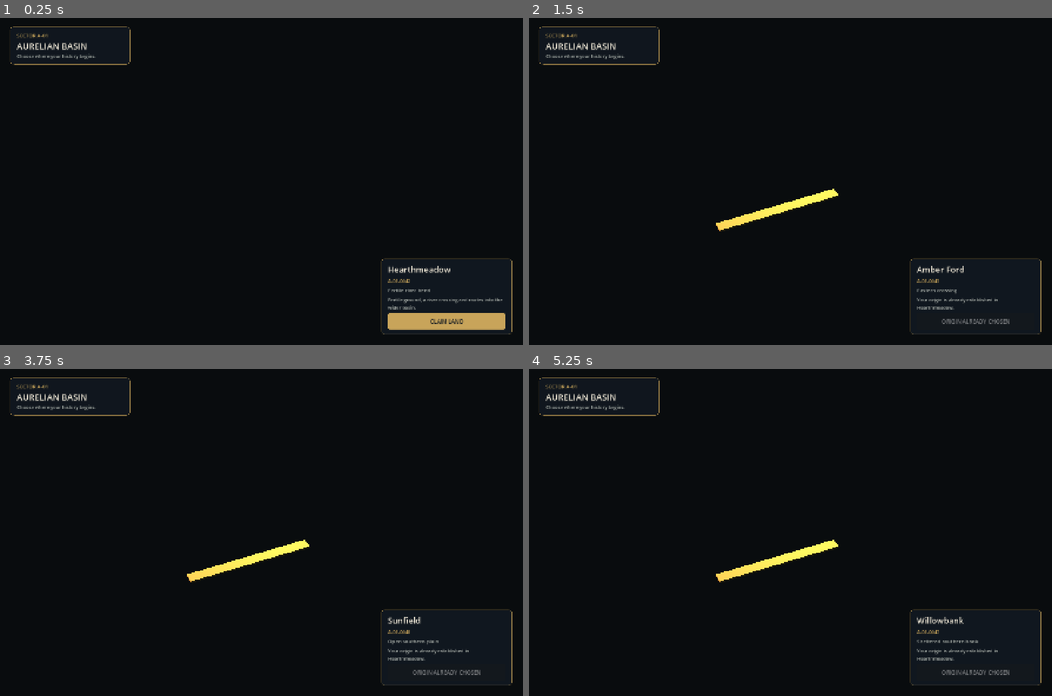
Above: before the commit, frames 1-4 (two rows, left to right).
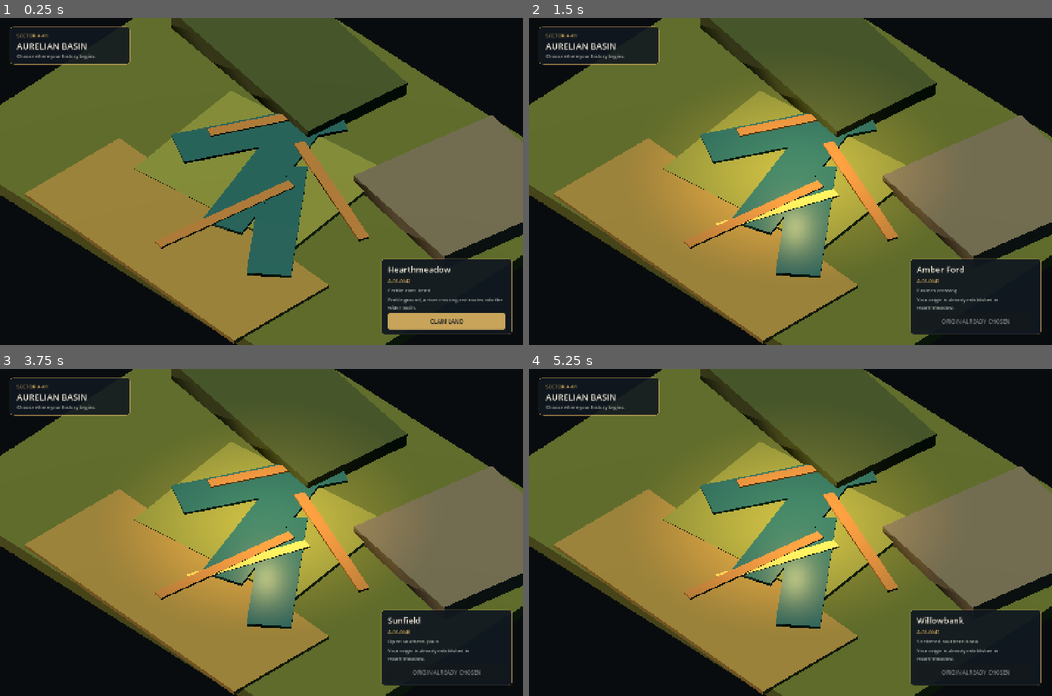
Above: after the commit, the same moments.

Repository: tomat60/pixel-nations
Game: Godot game, scene res://scenes/map/aurelian_basin_v2.tscn
The game is run twice, just before and just after one commit, with the same random seed, the same clock (stepped at 60 frames per second) and the same inputs.
Inputs (mouse positions are in pixels of both pictures, inside the frame that each line leads up to):
- Up to frame 1 (0.25 s): no input
- Up to frame 2 (1.5 s): click "CLAIM LAND" at 0.5 s; tap Enter at 1.25 s; move the mouse to (905, 165) at 1.27 s; click (905, 165) at 1.42 s
- Up to frame 3 (3.75 s): tap Space at 2, 3.5 s; move the mouse to (156, 548) at 2.02 s; click (156, 548) at 2.17 s; tap Enter at 2.75 s; move the mouse to (313, 460) at 2.77 s; click (313, 460) at 2.92 s; move the mouse to (235, 597) at 3.52 s; click (235, 597) at 3.67 s
- Up to frame 4 (5.25 s): tap Enter at 4.25 s; move the mouse to (947, 581) at 4.27 s; click (947, 581) at 4.42 s; tap Space at 5 s; move the mouse to (633, 483) at 5.02 s; click (633, 483) at 5.17 s

The runs differ from the first frame. In frame 1, 70% of the frame differs, in the area x 0-100%, y 0-100%; in frame 2, 70%; in frame 3, 70%; in frame 4, 70%.

Commit message:
Author continuous low-poly Basin scene

Diff:
--- a/game/scenes/map/aurelian_basin_v3.tscn
+++ b/game/scenes/map/aurelian_basin_v3.tscn
@@ -1,35 +1,113 @@
-[gd_scene load_steps=2 format=3]
+[gd_scene load_steps=12 format=3]
 
-[ext_resource type="Script" path="res://scenes/map/aurelian_basin_v3.gd" id="1_v3"]
+[ext_resource type="Script" path="res://scenes/map/aurelian_basin_v3.gd" id="1"]
+
+[sub_resource type="StandardMaterial3D" id="olive"]
+albedo_color = Color(0.30, 0.37, 0.18, 1)
+roughness = 0.94
+[sub_resource type="StandardMaterial3D" id="meadow"]
+albedo_color = Color(0.42, 0.48, 0.24, 1)
+roughness = 0.92
+[sub_resource type="StandardMaterial3D" id="ridge"]
+albedo_color = Color(0.21, 0.29, 0.17, 1)
+roughness = 0.96
+[sub_resource type="StandardMaterial3D" id="stone"]
+albedo_color = Color(0.36, 0.37, 0.34, 1)
+roughness = 0.88
+[sub_resource type="StandardMaterial3D" id="plain"]
+albedo_color = Color(0.50, 0.45, 0.25, 1)
+roughness = 0.95
+[sub_resource type="StandardMaterial3D" id="water"]
+albedo_color = Color(0.15, 0.36, 0.40, 1)
+roughness = 0.38
+[sub_resource type="StandardMaterial3D" id="road"]
+albedo_color = Color(0.56, 0.42, 0.24, 1)
+roughness = 0.89
+
+[sub_resource type="BoxMesh" id="basin"]
+material = SubResource("olive")
+size = Vector3(13.8, 0.34, 10.8)
+[sub_resource type="BoxMesh" id="zone"]
+material = SubResource("meadow")
+size = Vector3(5.2, 0.12, 4.0)
+[sub_resource type="BoxMesh" id="ridge_mesh"]
+material = SubResource("ridge")
+size = Vector3(5.8, 0.68, 3.2)
+[sub_resource type="BoxMesh" id="stone_mesh"]
+material = SubResource("stone")
+size = Vector3(4.1, 0.54, 4.3)
+[sub_resource type="BoxMesh" id="plain_mesh"]
+material = SubResource("plain")
+size = Vector3(8.0, 0.12, 3.3)
+[sub_resource type="BoxMesh" id="river"]
+material = SubResource("water")
+size = Vector3(1.15, 0.08, 4.4)
+[sub_resource type="BoxMesh" id="road_mesh"]
+material = SubResource("road")
+size = Vector3(0.30, 0.055, 4.2)
 
 [node name="AurelianBasinV3" type="Node3D"]
-script = ExtResource("1_v3")
-
+script = ExtResource("1")
 [node name="LateMorningSun" type="DirectionalLight3D" parent="."]
 rotation_degrees = Vector3(-52, -38, 0)
 light_color = Color(1, 0.83, 0.61, 1)
-light_energy = 1.32
+light_energy = 1.16
 shadow_enabled = true
-
 [node name="CoolFill" type="DirectionalLight3D" parent="."]
 rotation_degrees = Vector3(-58, 138, 0)
 light_color = Color(0.46, 0.61, 0.64, 1)
-light_energy = 0.26
-
+light_energy = 0.34
 [node name="CameraRig" type="Node3D" parent="."]
-
 [node name="Camera3D" type="Camera3D" parent="CameraRig"]
 position = Vector3(10.8, 12.8, 11.6)
 projection = 1
 size = 8.4
 current = true
-
 [node name="BasinTerrain" type="Node3D" parent="."]
-
+[node name="ContinuousBasin" type="MeshInstance3D" parent="BasinTerrain"]
+position = Vector3(0, -0.12, 0.1)
+mesh = SubResource("basin")
+[node name="NorthWestWoodedRidge" type="MeshInstance3D" parent="BasinTerrain"]
+position = Vector3(-2.85, 0.20, -3.25)
+rotation_degrees = Vector3(0, -8, -2)
+mesh = SubResource("ridge_mesh")
+[node name="CentralFertileMeadow" type="MeshInstance3D" parent="BasinTerrain"]
+position = Vector3(-0.2, 0.095, 0.45)
+rotation_degrees = Vector3(0, 6, 0)
+mesh = SubResource("zone")
+[node name="EasternRockyPass" type="MeshInstance3D" parent="BasinTerrain"]
+position = Vector3(4.25, 0.14, -2.6)
+rotation_degrees = Vector3(0, -11, 1.5)
+mesh = SubResource("stone_mesh")
+[node name="SouthernOpenPlain" type="MeshInstance3D" parent="BasinTerrain"]
+position = Vector3(0.2, 0.08, 3.95)
+rotation_degrees = Vector3(0, -3, 0)
+mesh = SubResource("plain_mesh")
+[node name="RiverWestBend" type="MeshInstance3D" parent="BasinTerrain"]
+position = Vector3(-1.25, 0.18, -0.55)
+rotation_degrees = Vector3(0, -28, 0)
+mesh = SubResource("river")
+[node name="RiverCentralBend" type="MeshInstance3D" parent="BasinTerrain"]
+position = Vector3(0.05, 0.185, 0.75)
+rotation_degrees = Vector3(0, 18, 0)
+mesh = SubResource("river")
+[node name="RiverEasternReach" type="MeshInstance3D" parent="BasinTerrain"]
+position = Vector3(1.55, 0.18, 1.65)
+rotation_degrees = Vector3(0, 39, 0)
+mesh = SubResource("river")
+[node name="RoadNorthToHearth" type="MeshInstance3D" parent="BasinTerrain"]
+position = Vector3(-1.15, 0.23, -1.45)
+rotation_degrees = Vector3(0, -28, 0)
+mesh = SubResource("road_mesh")
+[node name="RoadEastToHearth" type="MeshInstance3D" parent="BasinTerrain"]
+position = Vector3(1.75, 0.23, -0.15)
+rotation_degrees = Vector3(0, 68, 0)
+mesh = SubResource("road_mesh")
+[node name="RoadSouthToHearth" type="MeshInstance3D" parent="BasinTerrain"]
+position = Vector3(0.45, 0.23, 2.45)
+rotation_degrees = Vector3(0, -10, 0)
+mesh = SubResource("road_mesh")
 [node name="GeographyProps" type="Node3D" parent="."]
-
 [node name="Interaction" type="Node3D" parent="."]
-
 [node name="ClaimedState" type="Node3D" parent="."]
-
 [node name="HUDRoot" type="Node" parent="."]
